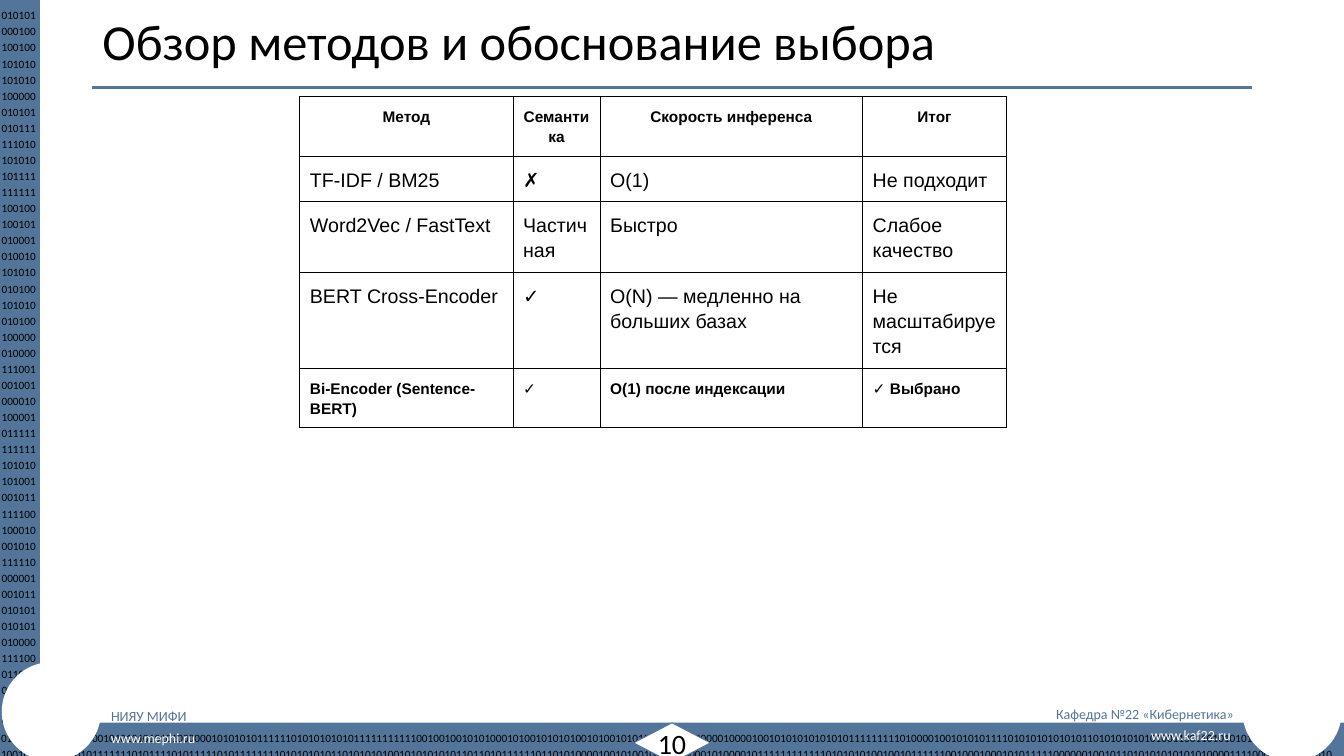
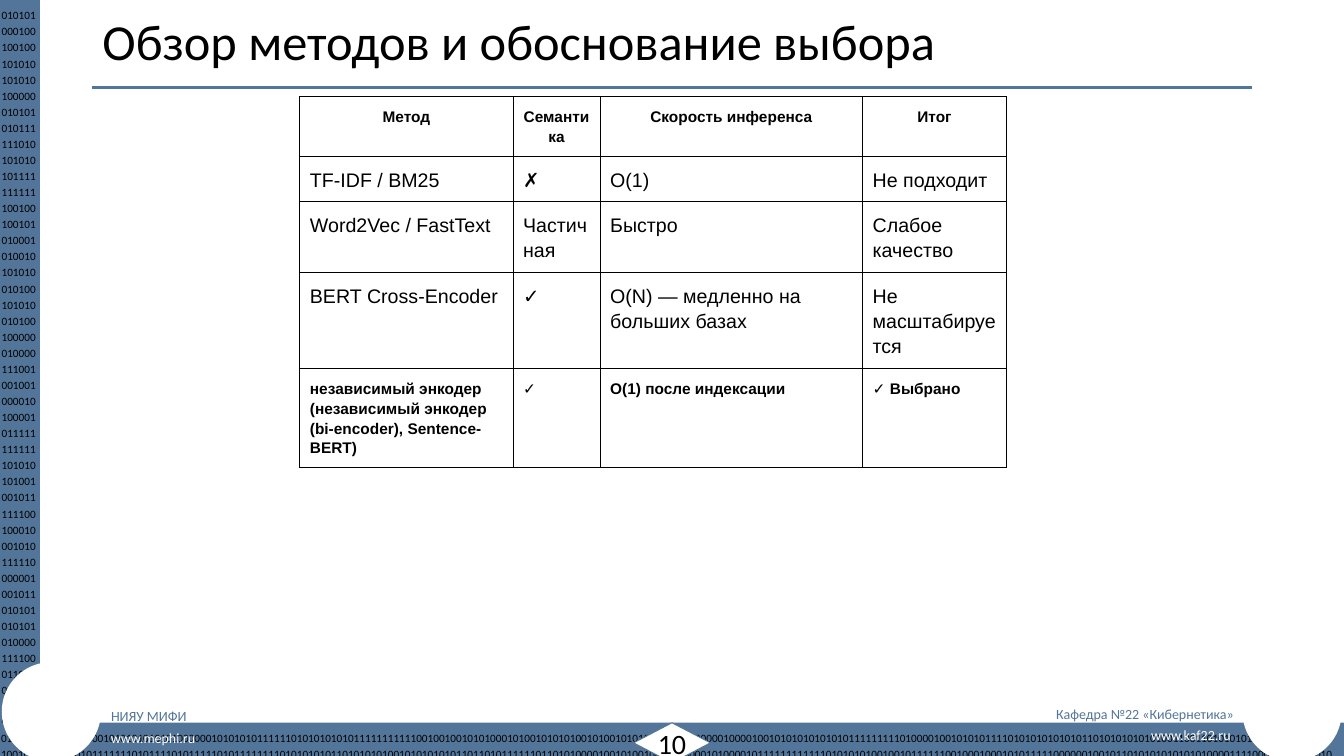
Before and after one commit to ArtiomNosov/master-thesis-repository, a slide deck: slide 10 of vkr/artifacts/М24-534_НосовАИ_презентация_ВКР.pptx. Drawn at 1344x756 pixels with LibreOffice and Linux fonts; fonts in the diff are those of the drawing; background and template pictures are left out. Boxes give left, top, right and bottom in pixels: in the first picture for what was removed or moved away, otherwise in the second. Text is boxed around its words. In the diff, an @@ line names an element or a change of style, - is before the commit and + after.

```diff
--- a/vkr/artifacts/М24-534_НосовАИ_презентация_ВКР.pptx
+++ b/vkr/artifacts/М24-534_НосовАИ_презентация_ВКР.pptx
@@ table at <box>299,97,1005,461</box> @@
-row 5, column 1: Bi-Encoder (Sentence-BERT)
+row 5, column 1: независимый энкодер (независимый энкодер (bi-encoder), Sentence-BERT)
```
Also in this commit, not shown: 3 other slides changed, 9 other files.
